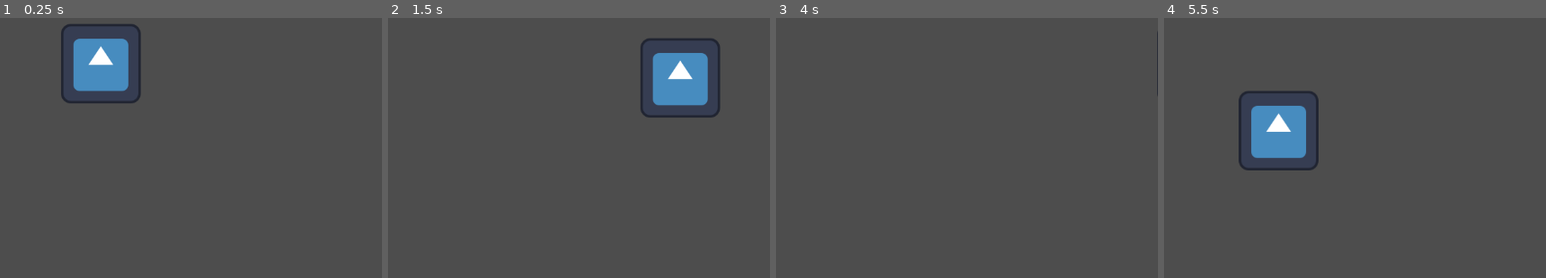
Above: before the commit, frames 1-4 (left to right).
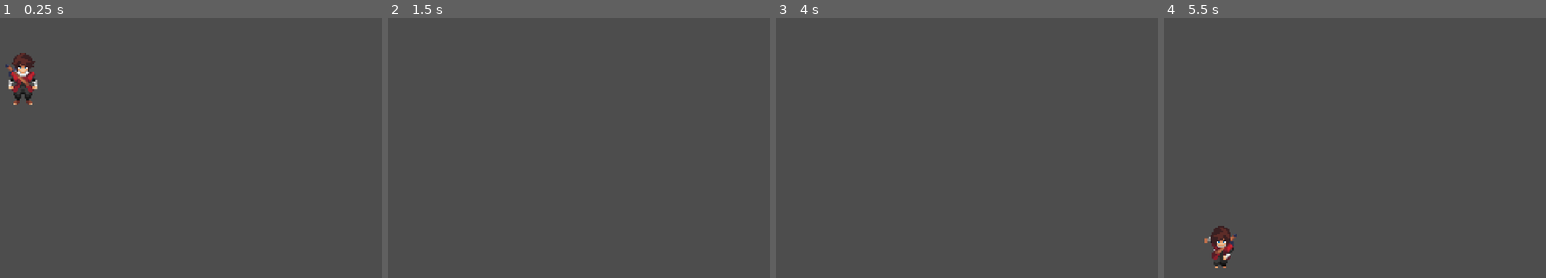
Above: after the commit, the same moments.

Repository: guille-bada/ggj-2026
Game: Godot game, scene res://Test/Test.tscn
Two runs of this game, one before a commit and one after it. Both use one fixed random seed, a clock stepped at 60 frames per second and the inputs below. The engine's default icon, where the game draws it, is replaced by a stand-in: a white triangle on a blue panel in a dark square.
Inputs:
- Up to frame 1 (0.25 s): no input
- Up to frame 2 (1.5 s): hold D (Right) 0.53-1.28 s; hold S (Down) from 1.28 s (still down)
- Up to frame 3 (4 s): release S (Down) at 2.03 s; hold D (Right) 2.03-2.78 s; hold W (Up) 2.78-3.53 s; tap Enter at 3.5 s; hold A (Left) from 3.53 s (still down)
- Up to frame 4 (5.5 s): release A (Left) at 5.03 s; hold S (Down) from 5.03 s (still down)

The runs differ from the first frame. In frame 1, 4.7% of the frame differs, in the area x 1-37%, y 2-34%; in frame 2, 3.7%; in frame 3, less than 0.1%; in frame 4, 4.5%.

Commit message:
Movimientos con Sprites

Diff:
--- a/Scenes/Character.tscn
+++ b/Scenes/Character.tscn
@@ -1,18 +1,268 @@
 [gd_scene format=3 uid="uid://cf1mpjui5a211"]
 
 [ext_resource type="Script" uid="uid://b5yo53sk5tcfq" path="res://Scripts/character.gd" id="1_jo2ib"]
-[ext_resource type="Texture2D" uid="uid://d3v8eynat77lb" path="res://icon.svg" id="2_677pu"]
-
-[sub_resource type="RectangleShape2D" id="RectangleShape2D_gplt5"]
-size = Vector2(126, 128)
+[ext_resource type="Texture2D" uid="uid://kvconcgnovph" path="res://Place_holder/idle_down.png" id="2_jo2ib"]
+[ext_resource type="Texture2D" uid="uid://brlj0v2l2dg2a" path="res://Place_holder/run_down.png" id="2_omicx"]
+[ext_resource type="Texture2D" uid="uid://byx05stnd3u6i" path="res://Place_holder/run_right.png" id="8_0tob0"]
+[ext_resource type="Texture2D" uid="uid://c5hae0xyn0pp6" path="res://Place_holder/run_up.png" id="9_cw27m"]
+
+[sub_resource type="AtlasTexture" id="AtlasTexture_hm30g"]
+atlas = ExtResource("2_omicx")
+region = Rect2(0, 0, 96, 80)
+
+[sub_resource type="AtlasTexture" id="AtlasTexture_0jhrj"]
+atlas = ExtResource("2_omicx")
+region = Rect2(96, 0, 96, 80)
+
+[sub_resource type="AtlasTexture" id="AtlasTexture_pxtv6"]
+atlas = ExtResource("2_omicx")
+region = Rect2(192, 0, 96, 80)
+
+[sub_resource type="AtlasTexture" id="AtlasTexture_8b443"]
+atlas = ExtResource("2_omicx")
+region = Rect2(288, 0, 96, 80)
+
+[sub_resource type="AtlasTexture" id="AtlasTexture_rqw21"]
+atlas = ExtResource("2_omicx")
+region = Rect2(384, 0, 96, 80)
+
+[sub_resource type="AtlasTexture" id="AtlasTexture_vhue7"]
+atlas = ExtResource("2_omicx")
+region = Rect2(480, 0, 96, 80)
+
+[sub_resource type="AtlasTexture" id="AtlasTexture_li3sm"]
+atlas = ExtResource("2_omicx")
+region = Rect2(576, 0, 96, 80)
+
+[sub_resource type="AtlasTexture" id="AtlasTexture_s4a37"]
+atlas = ExtResource("2_omicx")
+region = Rect2(672, 0, 96, 80)
+
+[sub_resource type="AtlasTexture" id="AtlasTexture_jo2ib"]
+atlas = ExtResource("2_jo2ib")
+region = Rect2(0, 0, 96, 80)
+
+[sub_resource type="AtlasTexture" id="AtlasTexture_677pu"]
+atlas = ExtResource("2_jo2ib")
+region = Rect2(96, 0, 96, 80)
+
+[sub_resource type="AtlasTexture" id="AtlasTexture_v7dgu"]
+atlas = ExtResource("2_jo2ib")
+region = Rect2(192, 0, 96, 80)
+
+[sub_resource type="AtlasTexture" id="AtlasTexture_vdqda"]
+atlas = ExtResource("2_jo2ib")
+region = Rect2(288, 0, 96, 80)
+
+[sub_resource type="AtlasTexture" id="AtlasTexture_xloa1"]
+atlas = ExtResource("2_jo2ib")
+region = Rect2(384, 0, 96, 80)
+
+[sub_resource type="AtlasTexture" id="AtlasTexture_4b18b"]
+atlas = ExtResource("2_jo2ib")
+region = Rect2(480, 0, 96, 80)
+
+[sub_resource type="AtlasTexture" id="AtlasTexture_peemv"]
+atlas = ExtResource("2_jo2ib")
+region = Rect2(576, 0, 96, 80)
+
+[sub_resource type="AtlasTexture" id="AtlasTexture_omicx"]
+atlas = ExtResource("2_jo2ib")
+region = Rect2(672, 0, 96, 80)
+
+[sub_resource type="AtlasTexture" id="AtlasTexture_ootlh"]
+atlas = ExtResource("9_cw27m")
+region = Rect2(0, 0, 96, 80)
+
+[sub_resource type="AtlasTexture" id="AtlasTexture_4hk41"]
+atlas = ExtResource("9_cw27m")
+region = Rect2(96, 0, 96, 80)
+
+[sub_resource type="AtlasTexture" id="AtlasTexture_23ofh"]
+atlas = ExtResource("9_cw27m")
+region = Rect2(192, 0, 96, 80)
+
+[sub_resource type="AtlasTexture" id="AtlasTexture_4m1h7"]
+atlas = ExtResource("9_cw27m")
+region = Rect2(288, 0, 96, 80)
+
+[sub_resource type="AtlasTexture" id="AtlasTexture_2clai"]
+atlas = ExtResource("9_cw27m")
+region = Rect2(384, 0, 96, 80)
+
+[sub_resource type="AtlasTexture" id="AtlasTexture_aebgv"]
+atlas = ExtResource("9_cw27m")
+region = Rect2(480, 0, 96, 80)
+
+[sub_resource type="AtlasTexture" id="AtlasTexture_1y70o"]
+atlas = ExtResource("9_cw27m")
+region = Rect2(576, 0, 96, 80)
+
+[sub_resource type="AtlasTexture" id="AtlasTexture_ru3wn"]
+atlas = ExtResource("9_cw27m")
+region = Rect2(672, 0, 96, 80)
+
+[sub_resource type="AtlasTexture" id="AtlasTexture_1wumo"]
+atlas = ExtResource("8_0tob0")
+region = Rect2(0, 0, 96, 80)
+
+[sub_resource type="AtlasTexture" id="AtlasTexture_50mmf"]
+atlas = ExtResource("8_0tob0")
+region = Rect2(96, 0, 96, 80)
+
+[sub_resource type="AtlasTexture" id="AtlasTexture_a8x11"]
+atlas = ExtResource("8_0tob0")
+region = Rect2(192, 0, 96, 80)
+
+[sub_resource type="AtlasTexture" id="AtlasTexture_6hs50"]
+atlas = ExtResource("8_0tob0")
+region = Rect2(288, 0, 96, 80)
+
+[sub_resource type="AtlasTexture" id="AtlasTexture_7k0wp"]
+atlas = ExtResource("8_0tob0")
+region = Rect2(384, 0, 96, 80)
+
+[sub_resource type="AtlasTexture" id="AtlasTexture_sxn4t"]
+atlas = ExtResource("8_0tob0")
+region = Rect2(480, 0, 96, 80)
+
+[sub_resource type="AtlasTexture" id="AtlasTexture_enuvu"]
+atlas = ExtResource("8_0tob0")
+region = Rect2(576, 0, 96, 80)
+
+[sub_resource type="AtlasTexture" id="AtlasTexture_50154"]
+atlas = ExtResource("8_0tob0")
+region = Rect2(672, 0, 96, 80)
+
+[sub_resource type="SpriteFrames" id="SpriteFrames_0y7nr"]
+animations = [{
+"frames": [{
+"duration": 1.0,
+"texture": SubResource("AtlasTexture_hm30g")
+}, {
+"duration": 1.0,
+"texture": SubResource("AtlasTexture_0jhrj")
+}, {
+"duration": 1.0,
+"texture": SubResource("AtlasTexture_pxtv6")
+}, {
+"duration": 1.0,
+"texture": SubResource("AtlasTexture_8b443")
+}, {
+"duration": 1.0,
+"texture": SubResource("AtlasTexture_rqw21")
+}, {
+"duration": 1.0,
+"texture": SubResource("AtlasTexture_vhue7")
+}, {
+"duration": 1.0,
+"texture": SubResource("AtlasTexture_li3sm")
+}, {
+"duration": 1.0,
+"texture": SubResource("AtlasTexture_s4a37")
+}],
+"loop": true,
+"name": &"down",
+"speed": 5.0
+}, {
+"frames": [{
+"duration": 1.0,
+"texture": SubResource("AtlasTexture_jo2ib")
+}, {
+"duration": 1.0,
+"texture": SubResource("AtlasTexture_677pu")
+}, {
+"duration": 1.0,
+"texture": SubResource("AtlasTexture_v7dgu")
+}, {
+"duration": 1.0,
+"texture": SubResource("AtlasTexture_vdqda")
+}, {
+"duration": 1.0,
+"texture": SubResource("AtlasTexture_xloa1")
+}, {
+"duration": 1.0,
+"texture": SubResource("AtlasTexture_4b18b")
+}, {
+"duration": 1.0,
+"texture": SubResource("AtlasTexture_peemv")
+}, {
+"duration": 1.0,
+"texture": SubResource("AtlasTexture_omicx")
+}],
+"loop": true,
+"name": &"idle_Down",
+"speed": 5.0
+}, {
+"frames": [{
+"duration": 1.0,
+"texture": SubResource("AtlasTexture_ootlh")
+}, {
+"duration": 1.0,
+"texture": SubResource("AtlasTexture_4hk41")
+}, {
+"duration": 1.0,
+"texture": SubResource("AtlasTexture_23ofh")
+}, {
+"duration": 1.0,
+"texture": SubResource("AtlasTexture_4m1h7")
+}, {
+"duration": 1.0,
+"texture": SubResource("AtlasTexture_2clai")
+}, {
+"duration": 1.0,
+"texture": SubResource("AtlasTexture_aebgv")
+}, {
+"duration": 1.0,
+"texture": SubResource("AtlasTexture_1y70o")
+}, {
+"duration": 1.0,
+"texture": SubResource("AtlasTexture_ru3wn")
+}],
+"loop": true,
+"name": &"up",
+"speed": 5.0
+}, {
+"frames": [{
+"duration": 1.0,
+"texture": SubResource("AtlasTexture_1wumo")
+}, {
+"duration": 1.0,
+"texture": SubResource("AtlasTexture_50mmf")
+}, {
+"duration": 1.0,
+"texture": SubResource("AtlasTexture_a8x11")
+}, {
+"duration": 1.0,
+"texture": SubResource("AtlasTexture_6hs50")
+}, {
+"duration": 1.0,
+"texture": SubResource("AtlasTexture_7k0wp")
+}, {
+"duration": 1.0,
+"texture": SubResource("AtlasTexture_sxn4t")
+}, {
+"duration": 1.0,
+"texture": SubResource("AtlasTexture_enuvu")
+}, {
+"duration": 1.0,
+"texture": SubResource("AtlasTexture_50154")
+}],
+"loop": true,
+"name": &"walk",
+"speed": 5.0
+}]
+
+[sub_resource type="CapsuleShape2D" id="CapsuleShape2D_fgiha"]
+radius = 8.0
+height = 38.0
 
 [node name="Character" type="CharacterBody2D" unique_id=2096608912]
 script = ExtResource("1_jo2ib")
 
-[node name="Sprite2D" type="Sprite2D" parent="." unique_id=383285758]
-position = Vector2(-1, -1)
-texture = ExtResource("2_677pu")
+[node name="AnimatedSprite2D" type="AnimatedSprite2D" parent="." unique_id=1925057120]
+sprite_frames = SubResource("SpriteFrames_0y7nr")
+animation = &"down"
 
 [node name="CollisionShape2D" type="CollisionShape2D" parent="." unique_id=1737112355]
-position = Vector2(-1, -1)
-shape = SubResource("RectangleShape2D_gplt5")
+shape = SubResource("CapsuleShape2D_fgiha")
--- a/Scripts/character.gd
+++ b/Scripts/character.gd
@@ -1,16 +1,28 @@
 extends CharacterBody2D
+@onready var animated_sprite_2d: AnimatedSprite2D = $AnimatedSprite2D
 @export var _velocidad_maxima:float=300.0
 @export var _aceleracion:float=1000.0
 @export var _friccion:float=1200.0
-func _physics_process(delta):
-
-	var input_direction= Input.get_vector("Left","Right","Up","Down")
-	var target_velocity= input_direction*_velocidad_maxima
-	if input_direction!= Vector2.ZERO:
-		velocity=velocity.move_toward(target_velocity,_aceleracion*delta)
-	else:
-		velocity=velocity.move_toward(Vector2.ZERO,_friccion*delta)
 
 
 
+func _physics_process(delta):
+	var input_direction = Input.get_vector("Left","Right","Up","Down")
+	var target_velocity = input_direction*_velocidad_maxima
+
+	if input_direction != Vector2.ZERO:
+		velocity = velocity.move_toward(target_velocity,_aceleracion*delta)
+		if input_direction.y <0:
+			animated_sprite_2d.play("up")
+		elif input_direction.y >0:
+			animated_sprite_2d.play("down")
+		elif input_direction.x != 0:
+			animated_sprite_2d.play("walk")
+			animated_sprite_2d.flip_h = input_direction.x<0
+
+
+	else:
+		velocity = velocity.move_toward(Vector2.ZERO,_friccion*delta)
+		animated_sprite_2d.play("idle_Down")
+
 	move_and_slide()
--- a/Test/Test.tscn
+++ b/Test/Test.tscn
@@ -4,9 +4,10 @@
 
 [node name="Map" type="Node2D" unique_id=670653064]
 
+[node name="Camera2D" type="Camera2D" parent="." unique_id=1313726576]
+zoom = Vector2(2.505, 2.505)
+limit_left = -9999897
+
 [node name="Character" parent="." unique_id=2096608912 instance=ExtResource("1_tf838")]
-position = Vector2(126, -20)
 _velocidad_maxima = 400.0
 _aceleracion = 1500.0
-
-[node name="Camera2D" type="Camera2D" parent="." unique_id=1313726576]
--- a/project.godot
+++ b/project.godot
@@ -44,4 +44,5 @@
 
 [rendering]
 
+textures/canvas_textures/default_texture_filter=0
 rendering_device/driver.windows="d3d12"
Binary file added: Place_holder/idle_down.png
Not shown, added: Place_holder/idle_down.png.import
Binary file added: Place_holder/run_down.png
Not shown, added: Place_holder/run_down.png.import
Binary file added: Place_holder/run_left.png
Not shown, added: Place_holder/run_left.png.import
Binary file added: Place_holder/run_right.png
Not shown, added: Place_holder/run_right.png.import
Binary file added: Place_holder/run_up.png
Not shown, added: Place_holder/run_up.png.import
